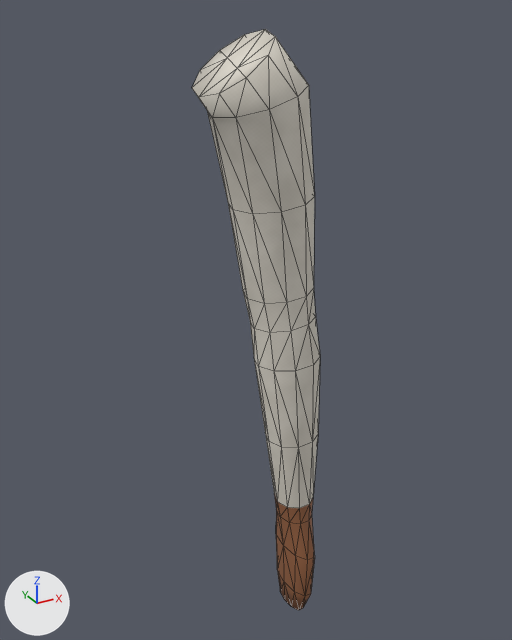
A saved change to the OBJ model OpenGL/assets/models/persona_hombre_partes/brazoizq.obj.
Rendered twice from a 50 mm lens placed at (-0.345, -0.617, 0.048), pointed at (0.005, 0.019, -0.27). Every picture has the same lights, and +X, +Y and +Z are marked at lower left. The older version comes first. Mesh edges are drawn as thin lines. Where no turn or scale is listed for an object, it has been applied to the vertices.

The first picture shows 'BrazoIzq'.
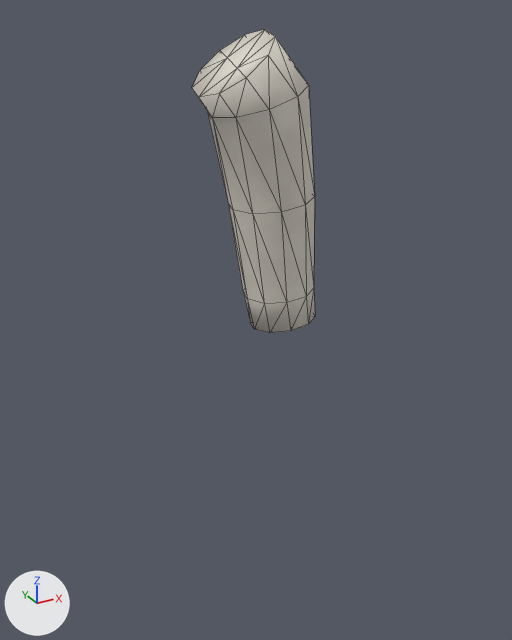
Pixel boxes (x1, y1, x2, y2) of what changed, in the pictures (512 x 640 px):
'BrazoIzq', reshaped (48% shorter)
    before: (192, 29, 320, 610)
    after: (192, 29, 315, 333)
part 1 of me_brazoizq, cut back
    before: (250, 317, 320, 610)
part 2 of me_brazoizq, surface changed (darker)
    both: (245, 300, 315, 333)

Diff of the bpy script that builds the scene:
```diff
--- a/OpenGL/assets/models/persona_hombre_partes/brazoizq.obj.py
+++ b/OpenGL/assets/models/persona_hombre_partes/brazoizq.obj.py
@@ me_brazoizq @@
 # used by ob_brazoizq; location = (0.0, 0.0, 0.0)
-me_brazoizq.from_pydata(...)  # 124 vertices, 244 faces; spans x -0.065..0.067, y -0.054..0.049, z -0.666..0.03
+me_brazoizq.from_pydata(...)  # 54 vertices, 104 faces; spans x -0.065..0.062, y -0.049..0.049, z -0.271..0.03
+# me_brazoizq part 1
+# 72 vertices are removed from x -0.007..0.067, y -0.054..0.028, z -0.666..-0.307
+# 154 faces are deleted
+# 4 vertices move from x -0.003..0.055, y -0.039..0.031, z -0.27..-0.26 to x -0.003..0.055, y -0.039..0.031, z -0.271..-0.259
+# 2 vertices are added at (0.037, -0.012, -0.263), (0.015, 0.004, -0.267)
+# 14 new faces join them
+# me_brazoizq part 2: 90 kept faces spanning x -0.065..0.062, y -0.049..0.049, z -0.271..0.03 get new texture (UV) coordinates
 me_brazoizq.materials.append(mat_camisa_blanca)
-me_brazoizq.materials.append(mat_piel_media)  # picture img_piel_media_png
```
